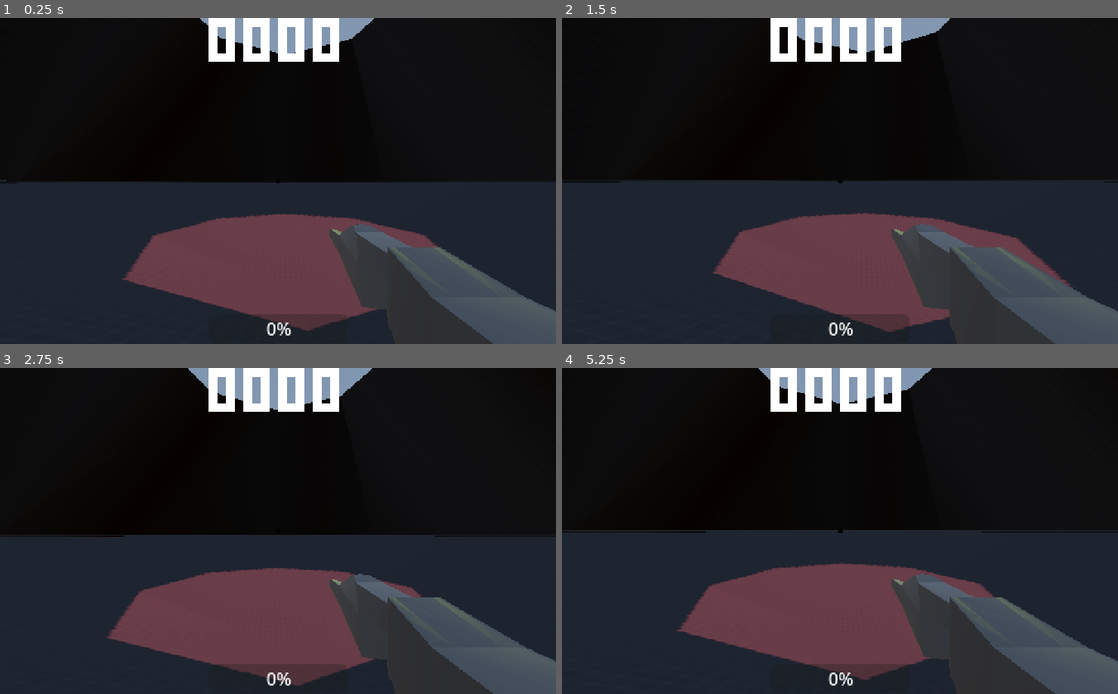
Above: before the commit, frames 1-4 (two rows, left to right).
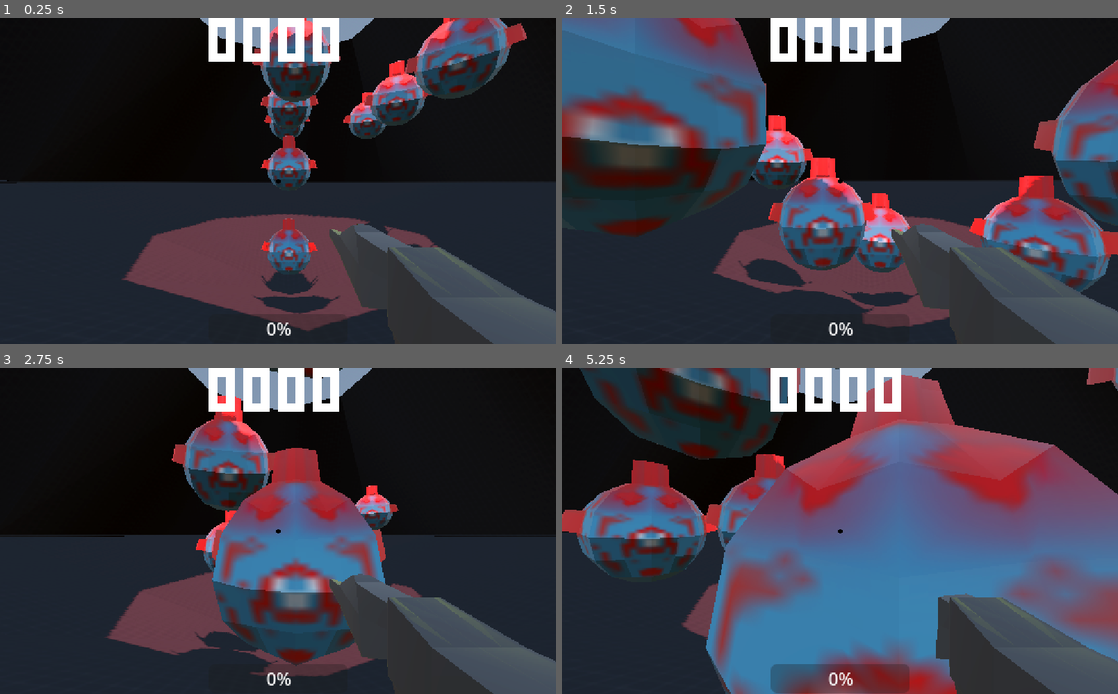
Above: after the commit, the same moments.

Repository: burnt-meat/extrinsic
Game: Godot game, scene res://arena.tscn
The game is run twice, just before and just after one commit, with the same random seed, the same clock (stepped at 60 frames per second) and the same inputs.
Inputs (mouse positions are in pixels of both pictures, inside the frame that each line leads up to):
- Up to frame 1 (0.25 s): no input
- Up to frame 2 (1.5 s): tap Enter at 0.5 s; move the mouse to (867, 181) at 0.52 s; press the mouse at (867, 181) at 0.53 s; hold W (forward) from 0.53 s (still down); tap Space (jump) at 0.77 s; move the mouse to (812, 181) at 1.27 s; release the mouse at (812, 181) at 1.28 s; tap 1 (weapon1) at 1.35 s
- Up to frame 3 (2.75 s): keep holding W (forward); tap Space (jump) at 1.52 s; move the mouse to (289, 524) at 2.02 s; tap 2 (weapon2) at 2.1 s
- Up to frame 4 (5.25 s): keep holding W (forward); move the mouse to (834, 537) at 2.77 s; click (834, 537) at 2.85 s; tap Space (jump) at 3.02, 3.77, 4.52 s; move the mouse to (878, 534) at 3.52 s; tap 1 (weapon1) at 3.6 s; tap R (reload) at 4.15 s; move the mouse to (795, 527) at 4.27 s; tap 2 (weapon2) at 4.35 s; move the mouse to (845, 531) at 5.02 s; press the mouse at (845, 531) at 5.03 s

The runs differ from the first frame. In frame 1, 11% of the frame differs, in the area x 45-95%, y 0-91%; in frame 2, 36%; in frame 3, 19%; in frame 4, 62%, in the area x 0-100%, y 0-100%.
Error in both runs: Invalid assignment of property or key 'effects' with value of type 'Array' on a base object of type 'Resource (Weapon)'. (res://APIs/GunAPI.gd:50)

Commit message:
no way

Diff:
--- a/Scenes/Player.tscn
+++ b/Scenes/Player.tscn
@@ -117,24 +117,53 @@
 "times": PackedFloat32Array(0, 0.5)
 }
 
-[sub_resource type="Animation" id="Animation_3cq3q"]
+[sub_resource type="Animation" id="Animation_mg28k"]
+resource_name = "L"
+tracks/0/type = "value"
+tracks/0/imported = false
+tracks/0/enabled = true
+tracks/0/path = NodePath("died:modulate")
+tracks/0/interp = 1
+tracks/0/loop_wrap = true
+tracks/0/keys = {
+"times": PackedFloat32Array(0, 1),
+"transitions": PackedFloat32Array(1, 1),
+"update": 0,
+"values": [Color(1, 1, 1, 0), Color(1, 1, 1, 1)]
+}
+tracks/1/type = "value"
+tracks/1/imported = false
+tracks/1/enabled = true
+tracks/1/path = NodePath("died:visible")
+tracks/1/interp = 1
+tracks/1/loop_wrap = true
+tracks/1/keys = {
+"times": PackedFloat32Array(0.00931261),
+"transitions": PackedFloat32Array(1),
+"update": 1,
+"values": [true]
+}
+
+[sub_resource type="Animation" id="Animation_5r8tm"]
 length = 0.001
-tracks/0/type = "bezier"
-tracks/0/imported = false
-tracks/0/enabled = true
-tracks/0/path = NodePath("Score/ScoreIncrementShower:position:x")
-tracks/0/interp = 1
-tracks/0/loop_wrap = true
-tracks/0/keys = {
-"handle_modes": PackedInt32Array(0),
-"points": PackedFloat32Array(383.99, -0.25, 0, 0.25, 0),
-"times": PackedFloat32Array(0)
+tracks/0/type = "value"
+tracks/0/imported = false
+tracks/0/enabled = true
+tracks/0/path = NodePath("died:modulate")
+tracks/0/interp = 1
+tracks/0/loop_wrap = true
+tracks/0/keys = {
+"times": PackedFloat32Array(0),
+"transitions": PackedFloat32Array(1),
+"update": 0,
+"values": [Color(1, 1, 1, 1)]
 }
 
 [sub_resource type="AnimationLibrary" id="AnimationLibrary_0mbrw"]
 _data = {
+"L": SubResource("Animation_mg28k"),
 "Merge": SubResource("Animation_vdjw8"),
-"RESET": SubResource("Animation_3cq3q")
+"RESET": SubResource("Animation_5r8tm")
 }
 
 [node name="Player" type="CharacterBody3D" groups=["Player"]]
@@ -240,7 +269,28 @@
 grow_vertical = 0
 percent_visible = false
 
+[node name="died" type="RichTextLabel" parent="HUD"]
+visible = false
+layout_mode = 1
+anchors_preset = 8
+anchor_left = 0.5
+anchor_top = 0.5
+anchor_right = 0.5
+anchor_bottom = 0.5
+offset_left = -256.0
+offset_top = -14.0
+offset_right = 256.0
+offset_bottom = 12.0
+grow_horizontal = 2
+grow_vertical = 2
+auto_translate = false
+theme_override_fonts/normal_font = ExtResource("7_8ujlf")
+theme_override_font_sizes/normal_font_size = 20
+bbcode_enabled = true
+text = "[center]L[/center]"
+
 [node name="Score" type="Control" parent="HUD"]
+layout_mode = 1
 anchors_preset = 0
 offset_right = 40.0
 offset_bottom = 40.0
--- /dev/null
+++ b/Scenes/Ragdoll.tscn
@@ -0,0 +1,8 @@
+[gd_scene load_steps=2 format=3 uid="uid://do1ayatd0jhtj"]
+
+[sub_resource type="SphereShape3D" id="SphereShape3D_653n1"]
+
+[node name="Ragdoll" type="RigidBody3D"]
+
+[node name="hitbox" type="CollisionShape3D" parent="."]
+shape = SubResource("SphereShape3D_653n1")
--- a/Scripts/EnemyFlying.gd
+++ b/Scripts/EnemyFlying.gd
@@ -19,6 +19,8 @@
 	Player = get_tree().get_nodes_in_group("Player")[0]
 
 func _integrate_forces(state):
+	if !Player:
+		return
 	look_at(Player.position)
 	apply_force((Player.position - position) * Vector3(1, 0, 1) * SPEED)
 
--- a/Scripts/EnemySpawner.gd
+++ b/Scripts/EnemySpawner.gd
@@ -21,6 +21,8 @@
 	$SpawnTimer.start()
 
 func _integrate_forces(state):
+	if !Player:
+		return
 	if position.distance_to(Player.position) > 15:
 		apply_force((Player.position - position) * Vector3(1, 0, 1) * SPEED)
 	else:
--- a/Scripts/HUD.gd
+++ b/Scripts/HUD.gd
@@ -8,28 +8,26 @@
 @onready var ScoreIncrementShower: RichTextLabel = $Score/ScoreIncrementShower
 @onready var AP: AnimationPlayer = $AnimationPlayer
 
-var entries_to_show: Array = []
-var playing: bool = false
-
 func _ready():
 	GunApi.connect("started_cooldown", _change_weapon_reloadtimer)
 	ScoreApi.connect("score_changed", _update_score_counter)
 	_update_score_counter()
 
+func died():
+	ScoreCounter.visible = false
+	ReasonShower.visible = false
+	ScoreIncrementShower.visible = false
+	ReloadTimer.visible = false
+	$CrossHair.visible = false
+	await get_tree().create_timer(5).timeout
+	AP.play("L")
+	await get_tree().create_timer(5).timeout
+	get_tree().quit()
+
 
 func _update_score_counter():
 	var entry := ScoreApi.get_latest_ledger_entry()
 
-	entries_to_show.append(entry)
-
-	print("size %s" % entries_to_show.size())
-
-	while entries_to_show.size() > 0:
-		await _play_entry(entries_to_show[0])
-		entries_to_show.pop_front()
-
-
-func _play_entry(entry: Dictionary):
 	if not entry.has("amount"):
 		return
 
@@ -40,7 +38,7 @@
 	await get_tree().create_timer(1).timeout
 	AP.play("Merge")
 	await AP.animation_finished
-
+	ScoreCounter.text = "%04d" % ScoreApi.score
 
 func _change_weapon_reloadtimer(id: int):
 	if GunApi.on_cooldown[id].time_left > 0:
--- a/Scripts/Player.gd
+++ b/Scripts/Player.gd
@@ -11,6 +11,8 @@
 var crouching: bool
 var sliding: bool
 var stop_sliding: bool
+
+var dead: bool = false
 
 var jump_start_height: float
 var crouch_start_rotation: Vector3
@@ -28,6 +30,10 @@
 @onready var SlideRay: RayCast3D = $SlideRay
 @onready var AP: AnimationPlayer = $AnimationPlayer
 @onready var WeaponHolder: Node3D = %WeaponHolder
+@onready var HUD: Control = $HUD
+
+@onready var Ragdoll: PackedScene = preload("res://Scenes/Ragdoll.tscn")
+
 var gravity = ProjectSettings.get_setting("physics/3d/default_gravity") * 1.5
 
 
@@ -38,7 +44,8 @@
 		if inIFrame:
 			pass
 		else:
-			print("health changed")
+			if val < 0 and not dead:
+				die()
 			if val < health:
 				inIFrame = true
 				get_tree().create_timer(.5).connect("timeout", func(): inIFrame = false)
@@ -49,6 +56,19 @@
 	ScoreApi.connect("score_changed", func(): print(ScoreApi.score))
 	GunApi.create_weapon("Rifle", 1, .2, 20, 1.0, true, [], "res://Scenes/Guns/Rifle.tscn")
 	GunApi.create_weapon("Boom", 0, 1, 2, 5.0, false, [BoomGunEffect.new()], "res://Scenes/Guns/Boom.tscn")
+
+func die():
+	dead = true
+	set_process(false)
+	set_process_input(false)
+	var ragdoll = Ragdoll.instantiate()
+	Neck.remove_child(Camera)
+	ragdoll.add_child(Camera)
+	var pos := position
+	get_tree().get_current_scene().add_child(ragdoll)
+	ragdoll.position = pos
+	HUD.died()
+
 
 func _input(event):
 	if event is InputEventKey:
--- a/Scripts/arena.gd
+++ b/Scripts/arena.gd
@@ -18,6 +18,6 @@
 	EnemyController.add_child(newUFO)
 
 func _spawnTick() -> void:
-	SpawnTimer.wait_time = randi_range(10, 20)
+	SpawnTimer.wait_time = 15 - ScoreApi.score * .01
 	Sun.light_energy += 1
 	spawnUFO()
--- a/arena.tscn
+++ b/arena.tscn
@@ -1,8 +1,9 @@
-[gd_scene load_steps=10 format=3 uid="uid://cgiouak4nco8d"]
+[gd_scene load_steps=11 format=3 uid="uid://cgiouak4nco8d"]
 
 [ext_resource type="Script" path="res://Scripts/arena.gd" id="1_d6sg4"]
 [ext_resource type="PackedScene" uid="uid://c0onwct0xl47" path="res://Scenes/Player.tscn" id="1_mne1k"]
 [ext_resource type="Texture2D" uid="uid://dlvq3r7wvyv4c" path="res://Assets/Dark/texture_01.png" id="2_jlrkr"]
+[ext_resource type="PackedScene" uid="uid://cv6dr5qq7hlvs" path="res://Scenes/EnemyFlying.tscn" id="3_s1et0"]
 [ext_resource type="AudioStream" uid="uid://dwy3muicsdb12" path="res://Assets/Music/ArenaTheme.mp3" id="4_snqov"]
 
 [sub_resource type="ProceduralSkyMaterial" id="ProceduralSkyMaterial_lictn"]
@@ -65,10 +66,33 @@
 cone = true
 material = SubResource("StandardMaterial3D_mrd5q")
 
+[node name="Player" parent="." instance=ExtResource("1_mne1k")]
+transform = Transform3D(-4.37114e-08, 0, -1, 0, 1, 0, 1, 0, -4.37114e-08, -19.6146, 4.77679, -1.00867)
+
 [node name="Enemies" type="Node3D" parent="."]
 
-[node name="Player" parent="." instance=ExtResource("1_mne1k")]
-transform = Transform3D(-4.37114e-08, 0, -1, 0, 1, 0, 1, 0, -4.37114e-08, -19.6146, 4.77679, -1.00867)
+[node name="Enemy" parent="Enemies" instance=ExtResource("3_s1et0")]
+
+[node name="Enemy2" parent="Enemies" instance=ExtResource("3_s1et0")]
+transform = Transform3D(1, 0, 0, 0, 1, 0, 0, 0, 1, 0, 7.39265, 0)
+
+[node name="Enemy3" parent="Enemies" instance=ExtResource("3_s1et0")]
+transform = Transform3D(1, 0, 0, 0, 1, 0, 0, 0, 1, 0, 12.8468, 0)
+
+[node name="Enemy4" parent="Enemies" instance=ExtResource("3_s1et0")]
+transform = Transform3D(1, 0, 0, 0, 1, 0, 0, 0, 1, -7.34626, 12.8468, 0)
+
+[node name="Enemy5" parent="Enemies" instance=ExtResource("3_s1et0")]
+transform = Transform3D(1, 0, 0, 0, 1, 0, 0, 0, 1, 4.15641, 12.8468, 0)
+
+[node name="Enemy6" parent="Enemies" instance=ExtResource("3_s1et0")]
+transform = Transform3D(1, 0, 0, 0, 1, 0, 0, 0, 1, 4.15641, 12.8468, 8.96643)
+
+[node name="Enemy7" parent="Enemies" instance=ExtResource("3_s1et0")]
+transform = Transform3D(1, 0, 0, 0, 1, 0, 0, 0, 1, -1.68461, 12.8468, 8.96643)
+
+[node name="Enemy8" parent="Enemies" instance=ExtResource("3_s1et0")]
+transform = Transform3D(1, 0, 0, 0, 1, 0, 0, 0, 1, -7.75222, 12.8468, 8.96643)
 
 [node name="SpawnTimer" type="Timer" parent="."]
 wait_time = 10.0
Not shown: 1 places in Scenes/Player.tscn that only renumber resources
